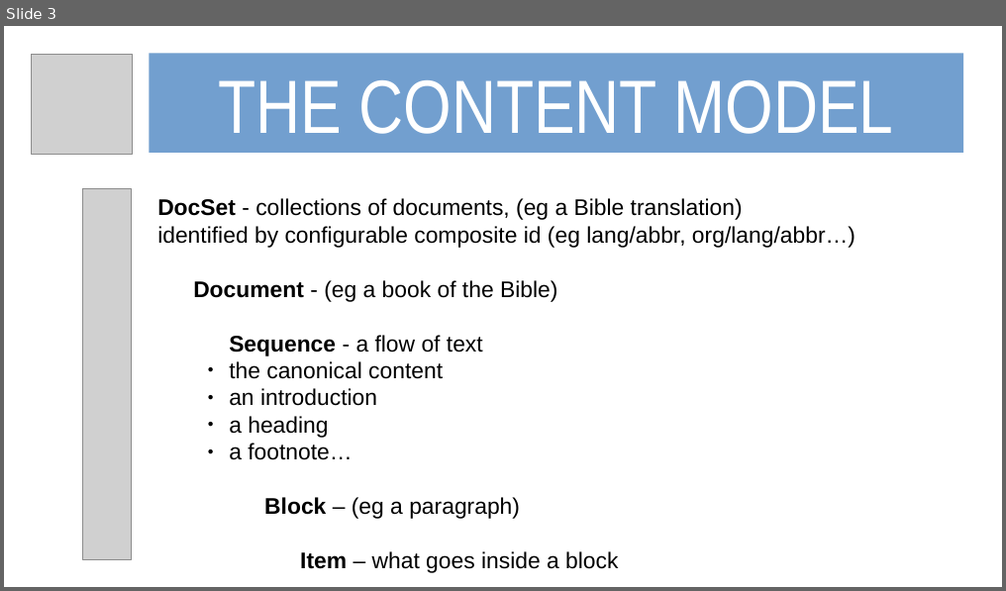
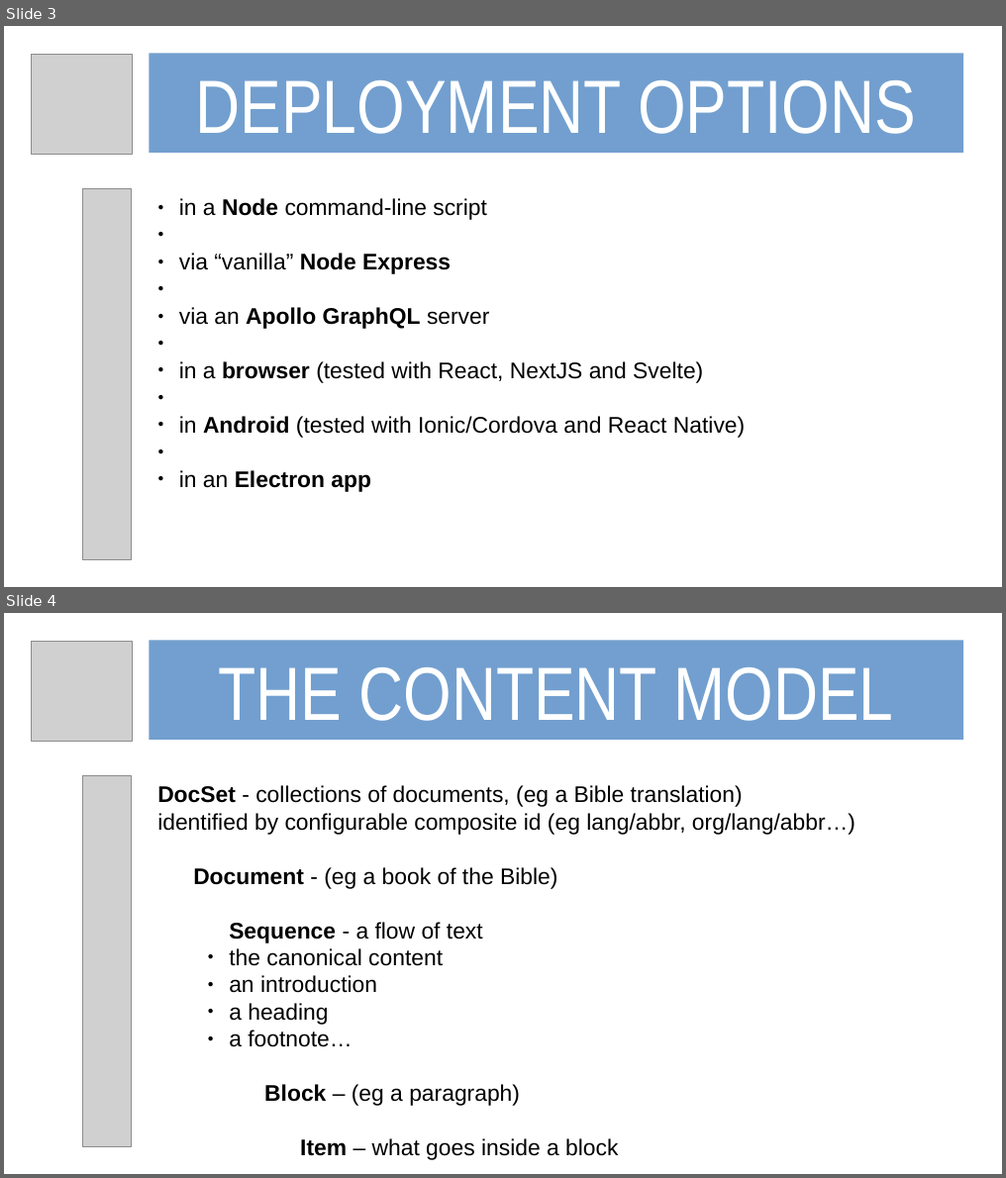
Before and after one commit to mvahowe/proskomma-js, a slide deck: docs/proskomma_101_slideshow.odp. Shown one above the other, each under a label of ours: slide 3 before the commit, slides 3 and 4 after it. The pictures are 1006x591 and 1006x1178 pixels, drawn with LibreOffice and Linux fonts; fonts in the diff are those of the drawing; grey boxes stand for pictures. Boxes give left, top, right and bottom in pixels: in the first picture for what was removed or moved away, otherwise in the second. Text is boxed around its words. In the diff, an @@ line names an element or a change of style, - is before the commit and + after.

```diff
--- a/docs/proskomma_101_slideshow.odp
+++ b/docs/proskomma_101_slideshow.odp
@@ slide 3 added at [4,26,1002,587], background #FFFFFF @@
@@ picture added at [31,54,133,155] @@
@@ rectangle added at [149,53,964,153], fill #729FCF, 60 pt, text #FFFFFF @@
+DEPLOYMENT OPTIONS
@@ picture added at [83,189,131,561] @@
@@ text added at [179,198,745,492], 18 pt, text #000000 @@
+● in a Node command-line script
+● via “vanilla” Node Express
+● via an Apollo GraphQL server
+● in a browser (tested with React, NextJS and Svelte)
+● in Android (tested with Ionic/Cordova and React Native)
+● in an Electron app
@@ what was slide 3 is now slide 4 @@
```
Also in this commit, not shown: 3 slides changed, 6 other slides added, 1 other file.
